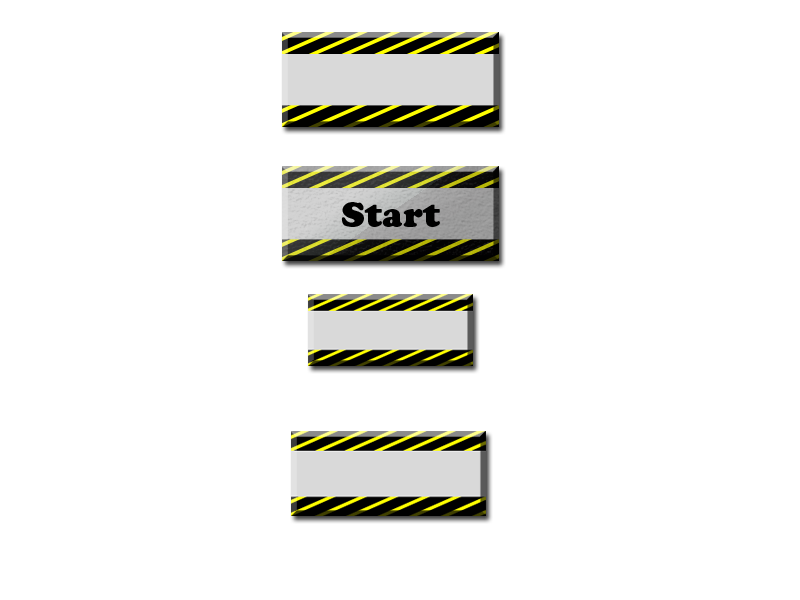
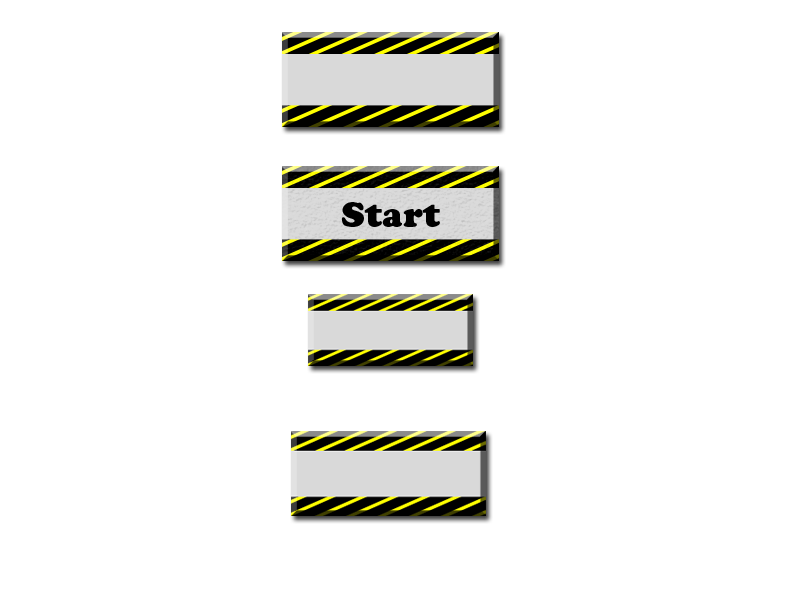
Layers edited between the first and the second 800 x 600 image:
pixels changed over [282, 166, 499, 261] (layer not identified)
